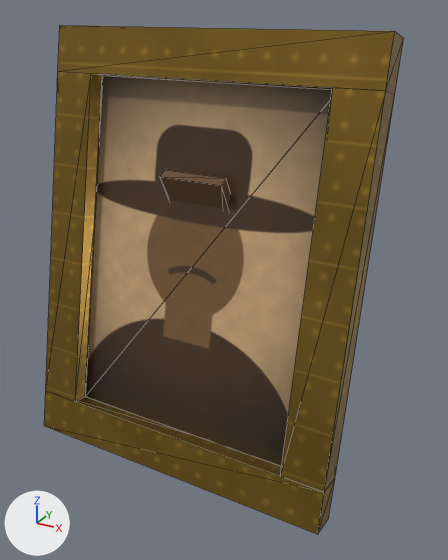
The glTF model assets/models/propios/portarretrato.gltf as it was, and as the next commit left it.
One viewpoint serves both versions: a camera (50 mm lens) standing at (0.178, -0.249, 0.264) and looking at (0.007, 0.063, 0.108). Every picture has the same lights, and +X, +Y and +Z are marked at lower left. The picture after the commit comes second. Mesh edges are drawn as thin lines. Where no turn or scale is listed for an object, it has been applied to the vertices.

The scene before the commit, as lines of its bpy script (objects in view):
```python
ob_foto = bpy.data.objects.new('foto', me_foto)
ob_foto.location = (0.0, 0.0, 0.0)
ob_marco = bpy.data.objects.new('marco', me_marco)
ob_marco.location = (0.0, 0.0, 0.0)
ob_pata = bpy.data.objects.new('pata', me_pata)
ob_pata.location = (0.0, 0.13, 0.0)
```
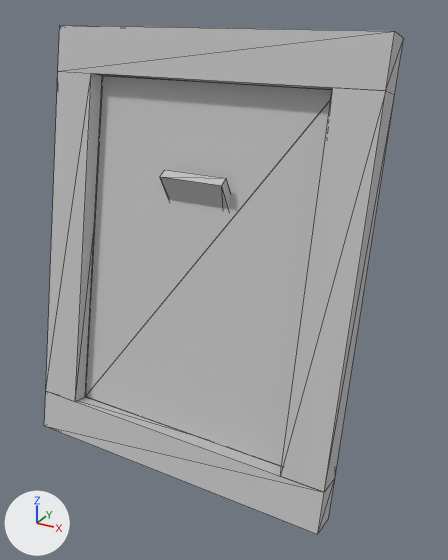
Where the change shows, as pixel boxes [x1, y1, x2, y2] in the pictures (448 x 560 px):
'foto', surface changed (brown to light grey)
    both: [85, 75, 332, 466]
'marco', surface changed, recoloured (brown to light grey)
    both: [44, 25, 404, 534]
'pata', recoloured (brown to light grey)
    both: [160, 170, 230, 209]

The change, as a list of edits to the scene's bpy script:
```text
Change mat_hojalata_dorada:
    remove # nodes: BsdfPrincipled, Mix, OutputMaterial, TexImage
    remove # colours: orange #e0b04a
    remove # uses the picture img_hojalata_png
    nodes: BsdfPrincipled, OutputMaterial
    colours: light grey #c4c4c4
Change mat_carton:
    mat_carton.base_color: (0.147, 0.0782, 0.0356) -> (0.55, 0.55, 0.55)  # brown #6b4f35 -> light grey #c4c4c4
Change mat_foto:
    remove mat_foto.texture = img_foto_retrato_png
    add mat_foto.base_color = (0.55, 0.55, 0.55)  # light grey #c4c4c4
    mat_foto.roughness: 0.4 -> 0.8
```
